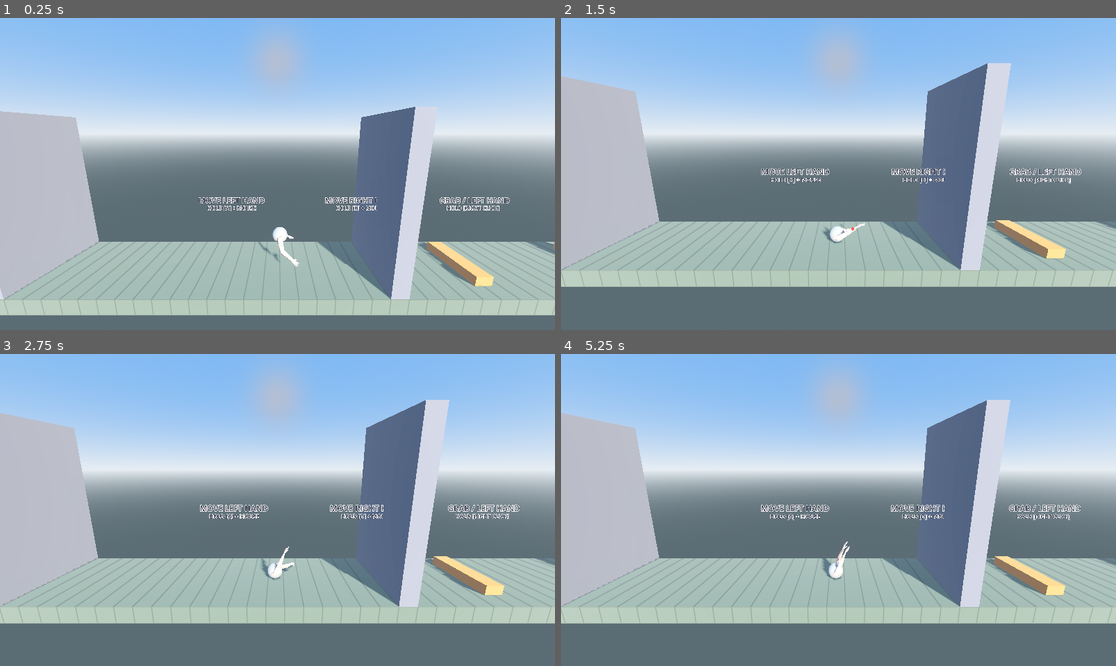
Above: before the commit, frames 1-4 (two rows, left to right).
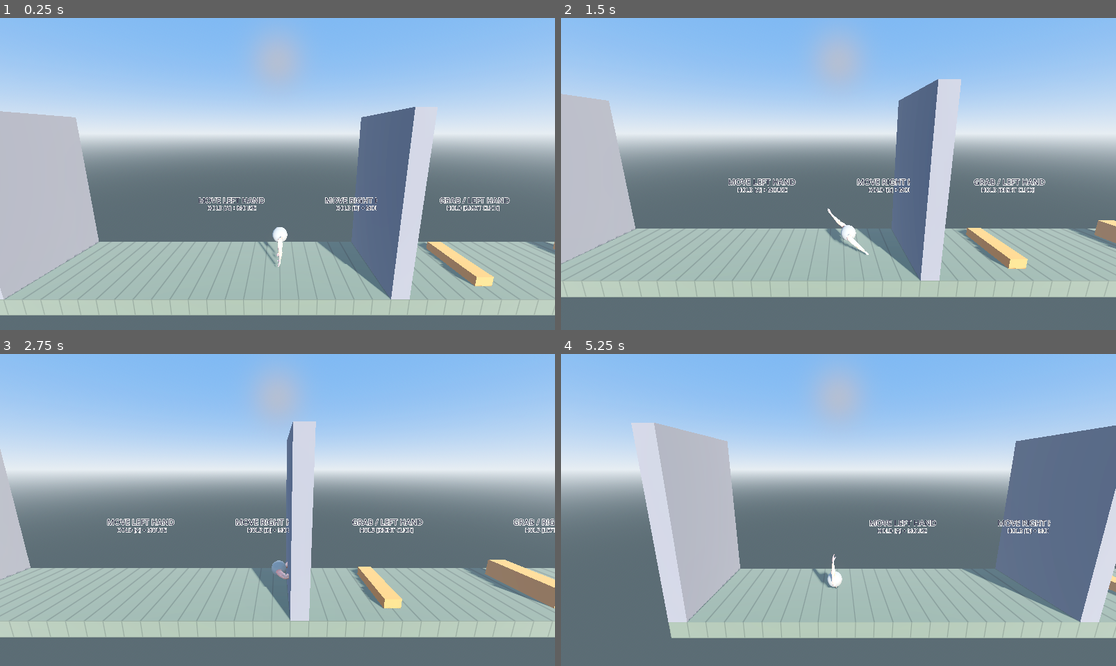
Above: after the commit, the same moments.

Repository: AnuragVinodh/arm-guy-game
Game: Godot game, scene res://scenes/levels/tutorial_level.tscn
Two runs of this game, one before a commit and one after it. Both use one fixed random seed, a clock stepped at 60 frames per second and the inputs below.
Inputs (mouse positions are in pixels of both pictures, inside the frame that each line leads up to):
- Up to frame 1 (0.25 s): no input
- Up to frame 2 (1.5 s): tap Enter at 0.5 s; move the mouse to (960, 158) at 0.52 s; hold D 0.53-1.25 s; tap L at 0.6 s; click (960, 158) at 0.67 s; tap Shift at 0.8 s; drag from (727, 189) to (810, 236) at 1.27 s
- Up to frame 3 (2.75 s): move the mouse to (333, 441) at 2.02 s; hold D from 2.03 s (still down); tap L at 2.1 s; click (333, 441) at 2.17 s; tap Shift at 2.3 s
- Up to frame 4 (5.25 s): release D at 2.75 s; drag from (810, 572) to (672, 463) at 2.77 s; move the mouse to (1005, 556) at 3.52 s; hold A 3.53-4.25 s; tap L at 3.6, 5.1 s; click (1005, 556) at 3.67 s; tap Shift at 3.8 s; drag from (672, 463) to (755, 432) at 4.27 s; move the mouse to (866, 510) at 5.02 s; hold A from 5.03 s (still down); click (866, 510) at 5.17 s

The runs differ from the first frame. In frame 1, 0.2% of the frame differs, in the area x 47-54%, y 69-80%; in frame 2, 20%; in frame 3, 26%; in frame 4, 37%, in the area x 0-100%, y 14-92%.

Commit message:
new control

Diff:
--- a/scenes/player/arms.gd
+++ b/scenes/player/arms.gd
@@ -12,19 +12,23 @@
 ## Think of it as a 2-bone pendulum hanging off each shoulder, chasing a target.
 
 ## The two arm chains in the skeleton. Bone names come straight from the glb.
-##   key    — hold to pose that (free) arm with the mouse; release and it freezes.
-##            While posed, a hand pressed on a surface pushes the body (see
+## KEYBOARD-ONLY control scheme (no mouse): each arm is rotated about its shoulder
+## like a clock hand by two keys, and grabs with a Shift key.
+##   key_cw / key_ccw — hold to swing that arm clockwise / counter-clockwise (in the
+##            X-Y play plane). A free arm's hand sweeps along an arc at full reach;
+##            while sweeping, a hand pressed on a surface pushes the body (see
 ##            _push_off) — that's how you scoot around without grabbing.
-##   button — hold that mouse button to GRAB whatever the palm is touching, turning
-##            it into a pivot the body swings around; release to let go. Each arm's
-##            grab button matches its pose key's side: A + left click = left arm,
-##            D + right click = right arm.
+##   grab_side — which Shift key GRABS for this arm (left Shift = left arm, right
+##            Shift = right arm). A grab turns the hand into a pivot the body swings
+##            around; while gripping, the same rotate keys steer the swing. We can't
+##            tell the two Shifts apart with raw polling (same keycode), so they're
+##            tracked by key-event location in _input — see `_grab_held`.
 ## `roll` flips the bone's twist about its own +Y (1 = as-is, -1 = 180° flipped). The
 ## left arm's mesh is a mirror of the right, but the IK orients both with the same
 ## world roll reference, so the mirrored side comes out upside-down — flip it back.
 const ARMS := [
-	{ "bicep": "bicep.l", "forearm": "forearm.l", "wrist": "wrist.l", "key": KEY_A, "button": MOUSE_BUTTON_LEFT, "roll": -1.0 },
-	{ "bicep": "bicep.r", "forearm": "forearm.r", "wrist": "wrist.r", "key": KEY_D, "button": MOUSE_BUTTON_RIGHT, "roll": 1.0 },
+	{ "bicep": "bicep.l", "forearm": "forearm.l", "wrist": "wrist.l", "key_cw": KEY_D, "key_ccw": KEY_A, "roll": -1.0 },
+	{ "bicep": "bicep.r", "forearm": "forearm.r", "wrist": "wrist.r", "key_cw": KEY_APOSTROPHE, "key_ccw": KEY_L, "roll": 1.0 },
 ]
 
 ## How far the hand can reach, as a fraction of the full arm length. Keeping this
@@ -42,8 +46,10 @@
 ## plane and produce exactly the rotation we're avoiding.
 @export var elbow_pole: Vector3 = Vector3(0.0, 0.0, 1.0)
 
-## Smoothing — higher = snappier, lower = floppier / more pendulum-like.
-@export_range(1.0, 40.0, 0.5) var follow_speed: float = 12.0
+## How fast the rotate keys swing an arm about its shoulder, radians/sec. This is the
+## single knob for "how quick the arms move": it spins a free arm's pose AND steers the
+## body's swing while gripping. Higher = snappier/twitchier, lower = slow and deliberate.
+@export_range(0.5, 12.0, 0.1) var rotate_speed: float = 3.0
 
 ## How close (world units) the palm must be to a surface to be able to grab it.
 @export_range(0.0, 2.0, 0.05) var grab_margin: float = 0.25
@@ -63,23 +69,16 @@
 @export_range(0.0, 0.3, 0.01) var arm_thickness: float = 0.06
 
 ## GRAB = PIVOT. A gripping hand is pinned to its grab point and the body orbits
-## that point. While that arm's pose key is held the cursor steers like a steering
-## wheel — rotating it around the anchor turns the body the SAME way, starting from
-## wherever the body is when steering begins (so a grab never snaps the body across
-## the pivot). Release the key and the grip goes passive (free pendulum).
-## `swing_strength` is how hard it chases the steered angle; `max_swing_speed` caps
-## the swing so a fast cursor flick doesn't teleport.
+## that point. While that arm's rotate keys are held they steer the swing: each key
+## turns the body around the anchor the SAME way that key would swing a free arm,
+## starting from wherever the body is when steering begins (so a grab never snaps the
+## body across the pivot). Hold the grab Shift with no rotate key and the grip goes
+## passive (free pendulum). `swing_strength` is how hard it chases the steered angle;
+## `max_swing_speed` caps the swing so it can't teleport.
 @export_range(1.0, 40.0, 0.5) var swing_strength: float = 18.0
 @export var max_swing_speed: float = 16.0
 
-## How far (world units) the cursor must sit from the grab pivot before it steers.
-## Inside this radius a tiny mouse move sweeps a huge angle around the pivot (and
-## crossing the pivot flips it ~180°), which would spin the body — so within it the
-## swing just holds its current angle, ignoring how close the cursor is. Bigger =
-## a wider neutral zone around the pivot.
-@export_range(0.0, 2.0, 0.05) var steer_deadzone: float = 0.35
-
-## STRAIGHTEN-ON-GRIP. While a grabbed arm's pose key is held, its orbit radius
+## STRAIGHTEN-ON-GRIP. While a grabbed arm's rotate key is held, its orbit radius
 ## eases out toward the arm's full reach (`straighten_speed`, world units/sec) so a
 ## folded arm pulls taut into a straight, rigid spoke — that's what keeps the swing
 ## smooth instead of the elbow re-folding at different angles as you go around.
@@ -120,7 +119,11 @@
 @export var debug_show_pivot: bool = true
 
 var _skeleton: Skeleton3D
-var _camera: Camera3D
+
+## Grab held per arm (index matches _chains: 0 = left, 1 = right). Driven from key
+## events in _input because the two Shift keys share one keycode and can only be told
+## apart by an InputEventKey's `location` — raw Input polling can't distinguish them.
+var _grab_held := [false, false]
 
 ## One debug marker per arm (same index as _chains); shown at the anchor while grabbed.
 var _pivot_markers: Array[MeshInstance3D] = []
@@ -137,9 +140,6 @@
 ##   l1, l2                            : upper-arm and forearm rest lengths
 ##   root                              : skeleton-space position of the shoulder
 var _chains: Array = []
-
-## The world-space point both hands are currently reaching toward (smoothed).
-var _target_world: Vector3
 
 
 func _ready() -> void:
@@ -150,8 +150,6 @@
 		push_error("arms.gd: no Skeleton3D found under %s" % name)
 		set_physics_process(false)
 		return
-
-	_camera = get_viewport().get_camera_3d()
 
 	# Walk up to the owning physics body (the player torso) and exclude it from
 	# the reach-raycast, so an arm doesn't stop short on its own collision box.
@@ -181,9 +179,10 @@
 			"wrist": wrist_idx,
 			"l1": l1,
 			"l2": l2,
-			"key": arm["key"],
-			"button": arm["button"],
+			"key_cw": arm["key_cw"],   # hold: swing this arm clockwise (play plane)
+			"key_ccw": arm["key_ccw"], # hold: swing this arm counter-clockwise
 			"roll": arm["roll"],    # +1 / -1: flips the arm's twist (mirrored-rig fix)
+			"aim_angle": -PI / 2.0, # free-arm pose: direction the arm points (rad, X-Y); start straight down
 			"grabbed": false,
 			"anchor": Vector3.ZERO, # world-space grab point while grabbed
 			"pivot_r": 0.0,         # body's orbit radius around the grab anchor
@@ -192,14 +191,9 @@
 			"prev_desired": null,   # last frame's commanded hand pos (world), for push
 			"swing_angle": 0.0,     # body's angle around the anchor (play plane), for fling
 			"swing_omega": 0.0,     # smoothed angular speed of the swing, rad/s
-			"steering": false,        # mid active-steer session? (relative cursor steering)
+			"steering": false,        # mid active-steer session? (relative key steering)
 			"steer_body_ang": 0.0,    # body's orbit angle the current steer started from (rad)
-			"steer_cursor_ang": 0.0,  # last cursor angle around the anchor (rad)
-			"steer_has_cursor": false,# was the cursor off the pivot last steer frame?
 		})
-
-	# Start the target somewhere sensible so the first frame doesn't lurch.
-	_target_world = global_position
 
 	_build_pivot_markers()
 
@@ -225,58 +219,83 @@
 		_pivot_markers.append(m)
 
 
+## Track the two Shift keys separately. Raw polling (Input.is_key_pressed) can't tell
+## left Shift from right Shift — they report the same keycode — so we read key events
+## and key off the event's physical `location` instead, latching a per-arm grab flag.
+func _input(event: InputEvent) -> void:
+	if event is InputEventKey and event.keycode == KEY_SHIFT:
+		match event.location:
+			KEY_LOCATION_LEFT:
+				_grab_held[0] = event.pressed
+			KEY_LOCATION_RIGHT:
+				_grab_held[1] = event.pressed
+
+
+## Net rotation command for an arm this frame: -1 clockwise, +1 counter-clockwise,
+## 0 if neither (or both) of its rotate keys are held. Shared by free-arm posing and
+## grabbed-arm steering, so both swing the same way for the same key.
+func _rotate_input(chain: Dictionary) -> float:
+	var s := 0.0
+	if Input.is_key_pressed(chain["key_cw"]):
+		s -= 1.0
+	if Input.is_key_pressed(chain["key_ccw"]):
+		s += 1.0
+	return s
+
+
 func _physics_process(delta: float) -> void:
 	if _skeleton == null or _chains.is_empty():
 		return
-	if _camera == null:
-		_camera = get_viewport().get_camera_3d()
-		if _camera == null:
-			return
-
-	# 1. Turn the mouse cursor into a world-space target, then ease toward it.
-	var goal := _mouse_target()
-	var t: float = clamp(follow_speed * delta, 0.0, 1.0)
-	_target_world = _target_world.lerp(goal, t)
-
-	# 2. Targets/poses for the skeleton live in skeleton-LOCAL space, so convert
-	#    world points into that space. The mouse target is shared by both arms;
-	#    a grabbed arm uses its own fixed anchor instead.
+
+	# Poses for the skeleton live in skeleton-LOCAL space, so convert world points
+	# into that space. A grabbed arm aims at its fixed anchor; a free arm aims along
+	# its own swing angle (each arm has its own — there's no shared mouse target now).
 	var to_skel := _skeleton.global_transform.affine_inverse()
-	var mouse_target_local := to_skel * _target_world
-
-	for chain in _chains:
-		# 3. Grab / release: hold the button to grip, release to let go.
-		var holding: bool = Input.is_mouse_button_pressed(chain["button"])
+	var world_scale: float = _skeleton.global_transform.basis.get_scale().x
+
+	for i in _chains.size():
+		var chain: Dictionary = _chains[i]
+
+		# 1. Grab / release: hold this arm's Shift to grip, release to let go.
+		var holding: bool = _grab_held[i]
 		if holding and not chain["grabbed"]:
 			_try_grab(chain)
 		elif not holding and chain["grabbed"]:
 			_release(chain)
 
-		# 4. Solve the arm. A grabbed hand stays glued to its world anchor (so it
-		#    holds on as the body swings around it); otherwise it tracks the mouse
-		#    while its pose key is held — and while tracking, a free hand that
-		#    touches a surface shoves the body (the always-on push); otherwise the
-		#    arm is left frozen in place.
+		# 2. Solve the arm. A grabbed hand stays glued to its world anchor (so it holds
+		#    on as the body swings around it); otherwise the rotate keys swing it around
+		#    the shoulder and the hand reaches to full extent along that angle — and
+		#    while sweeping, a free hand touching a surface shoves the body (the
+		#    always-on push).
 		if chain["grabbed"]:
 			# Don't clamp the reach while gripping: the hand must stay glued to the
 			# anchor, and the surface-avoidance raycast would otherwise pull it off and
 			# make the elbow fold/unfold as the body orbits (clunky). Clipping is fine
-			# here — you're holding on.
+			# here — you're holding on. Keep aim_angle synced to the live grip direction
+			# so releasing doesn't snap the pose.
+			var shoulder: Vector3 = _skeleton.global_transform * _skeleton.get_bone_global_pose(chain["bicep"]).origin
+			var sa: Vector3 = chain["anchor"] - shoulder
+			chain["aim_angle"] = atan2(sa.y, sa.x)
 			_solve_arm(chain, to_skel * chain["anchor"], false)
 			chain["prev_desired"] = null
-		elif Input.is_key_pressed(chain["key"]):
-			_solve_arm(chain, mouse_target_local)
+		else:
+			# Free arm: integrate the rotate keys into this arm's pose angle, then point
+			# the hand to full reach along it so the arm sweeps an arc like a clock hand.
+			chain["aim_angle"] += _rotate_input(chain) * rotate_speed * delta
+			var shoulder: Vector3 = _skeleton.global_transform * _skeleton.get_bone_global_pose(chain["bicep"]).origin
+			var dir := Vector3(cos(chain["aim_angle"]), sin(chain["aim_angle"]), 0.0)
+			var reach_max: float = (chain["l1"] + chain["l2"]) * max_reach * world_scale
+			_solve_arm(chain, to_skel * (shoulder + dir * reach_max))
 			_push_off(chain)
-		else:
-			chain["prev_desired"] = null
-
-	# 5. Swing the body. Every gripping hand is a pivot the body orbits at fixed
-	#    radius; the cursor sets the angle while that arm's pose key is held. We
+
+	# 3. Swing the body. Every gripping hand is a pivot the body orbits at fixed
+	#    radius; the rotate keys set the angle while that arm's keys are held. We
 	#    drive the torso toward the average of those orbit points. This is the
 	#    climb/swing.
 	_pivot_body(delta)
 
-	# 6. Debug: park each pivot marker on its grab anchor (or hide it when free).
+	# 4. Debug: park each pivot marker on its grab anchor (or hide it when free).
 	for i in _chains.size():
 		var m: MeshInstance3D = _pivot_markers[i]
 		if debug_show_pivot and _chains[i]["grabbed"]:
@@ -375,11 +394,11 @@
 
 
 ## Swing the torso around each gripping hand. The hand is a fixed pivot the body
-## orbits at the grab radius. Holding the arm's pose key actively steers the swing
-## toward the cursor; with the key up the grip goes passive — gravity and the body's
+## orbits at the grab radius. Holding the arm's rotate keys actively steers the swing
+## around the anchor; with no rotate key the grip goes passive — gravity and the body's
 ## own momentum swing it as a free pendulum on the arm (we just hold it to the rope),
-## so letting go of A/D hands control back to physics instead of freezing the body.
-## With nothing gripping, gravity rules outright.
+## so letting go of the rotate keys hands control back to physics instead of freezing
+## the body. With nothing gripping, gravity rules outright.
 func _pivot_body(delta: float) -> void:
 	if _torso == null:
 		return
@@ -407,41 +426,29 @@
 		# the live shoulder→anchor distance, so the elbow can't re-fold as the body spins.
 		_straighten(chain, delta)
 
-		if Input.is_key_pressed(chain["key"]):
-			# ACTIVE: the cursor steers like a steering wheel — rotating it around the
-			# anchor rotates the body the SAME way, starting from wherever the body is
-			# when steering begins, so grabbing/holding never snaps the body across the
-			# pivot. A flat grab records its surface normal + point so the drive below
-			# can't shove the torso into that surface (the anti-spasm guard).
+		var spin := _rotate_input(chain)
+		if spin != 0.0:
+			# ACTIVE: the rotate keys turn the body around the anchor the SAME way they'd
+			# swing a free arm, starting from wherever the body is when steering begins, so
+			# grabbing/holding never snaps the body across the pivot. A flat grab records
+			# its surface normal + point so the drive below can't shove the torso into that
+			# surface (the anti-spasm guard).
 			if not chain["on_bar"]:
 				block_normal += chain["grab_normal"]
 				block_point += chain["anchor"]
 				block_count += 1
 			# Begin a steer session on the first active frame: pin the body's CURRENT
-			# angle so there's no jump; the cursor only adds rotation from here.
+			# angle so there's no jump; the keys only add rotation from here.
 			if not chain["steering"]:
 				chain["steering"] = true
 				chain["steer_body_ang"] = atan2(to_body.y, to_body.x)
-				chain["steer_has_cursor"] = false
-			# Steer only when the cursor is clear of the pivot. Inside steer_deadzone the
-			# angle is hypersensitive (and flips ~180° across the pivot), so we hold the
-			# angle and DROP the reference — re-pinning when the cursor leaves the zone so
-			# crossing it doesn't whip the body. This removes the cursor-distance spin.
-			var cursor_rel: Vector3 = _target_world - chain["anchor"]
-			if cursor_rel.length() > steer_deadzone:
-				var cursor_ang: float = atan2(cursor_rel.y, cursor_rel.x)
-				if chain["steer_has_cursor"]:
-					chain["steer_body_ang"] += wrapf(cursor_ang - chain["steer_cursor_ang"], -PI, PI)
-				chain["steer_cursor_ang"] = cursor_ang
-				chain["steer_has_cursor"] = true
-			else:
-				chain["steer_has_cursor"] = false
+			chain["steer_body_ang"] += spin * rotate_speed * delta
 			var ba: float = chain["steer_body_ang"]
 			target += chain["anchor"] + Vector3(cos(ba), sin(ba), 0.0) * chain["pivot_r"]
 			active += 1
 		else:
-			# PASSIVE: key up — no cursor steering. End the steer session (so the next
-			# one re-pins) and let gravity/momentum drive it via the rope (below).
+			# PASSIVE: gripping but no rotate key — end the steer session (so the next one
+			# re-pins) and let gravity/momentum drive it via the rope (below).
 			chain["steering"] = false
 			passive.append(chain)
 
@@ -571,15 +578,12 @@
 	var shoulder: Vector3 = xform * _skeleton.get_bone_global_pose(chain["bicep"]).origin
 	var hand: Vector3 = xform * _skeleton.get_bone_global_pose(chain["wrist"]).origin
 
-	# Where the arm is *commanded* to put the hand: the cursor, clamped to reach.
+	# Where the arm is *commanded* to put the hand: full reach along this arm's swing
+	# angle (the same target the IK solves toward for a free arm).
 	var world_scale := xform.basis.get_scale().x
 	var reach_max: float = (chain["l1"] + chain["l2"]) * max_reach * world_scale
-	var to_t := _target_world - shoulder
-	var dlen := to_t.length()
-	if dlen < 1e-4:
-		chain["prev_desired"] = null
-		return
-	var desired := shoulder + (to_t / dlen) * minf(dlen, reach_max)
+	var dir := Vector3(cos(chain["aim_angle"]), sin(chain["aim_angle"]), 0.0)
+	var desired := shoulder + dir * reach_max
 
 	# Only a hand actually touching a surface can push. Cast shoulder -> commanded
 	# hand; a hit means the surface is in the way of where we're aiming.
@@ -611,23 +615,6 @@
 	var vel: Vector3 = _torso.linear_velocity + push
 	vel.z = 0.0
 	_torso.linear_velocity = vel
-
-
-## Project the mouse ray onto the vertical plane the player climbs in (the plane
-## through the skeleton, facing the camera) and return that world point.
-func _mouse_target() -> Vector3:
-	var mouse := get_viewport().get_mouse_position()
-	var ray_origin := _camera.project_ray_origin(mouse)
-	var ray_dir := _camera.project_ray_normal(mouse)
-
-	# Plane passes through the shoulders, with a normal facing the camera so the
-	# arms swing in the X-Y "screen" plane like a 2D pendulum.
-	var plane_point := _skeleton.global_position
-	var plane_normal := Vector3.BACK # +Z; the 2.5D play plane faces the camera.
-	var plane := Plane(plane_normal, plane_point.dot(plane_normal))
-
-	var hit = plane.intersects_ray(ray_origin, ray_dir)
-	return hit if hit != null else _target_world
 
 
 ## Analytic two-bone IK for one arm, all in skeleton-local space. `clamp_reach`
--- a/scenes/player/player.tscn
+++ b/scenes/player/player.tscn
@@ -35,5 +35,6 @@
 [node name="ArmFront" parent="." instance=ExtResource("2_arms")]
 transform = Transform3D(0.008737639, 0, -0.29987273, 0, 0.3, 0, 0.29987273, 0, 0.008737639, 0, 0.5096968, 0)
 script = ExtResource("4_arms")
+rotate_speed = 12.0
 grab_margin = 0.15
 max_push_speed = 100.0
